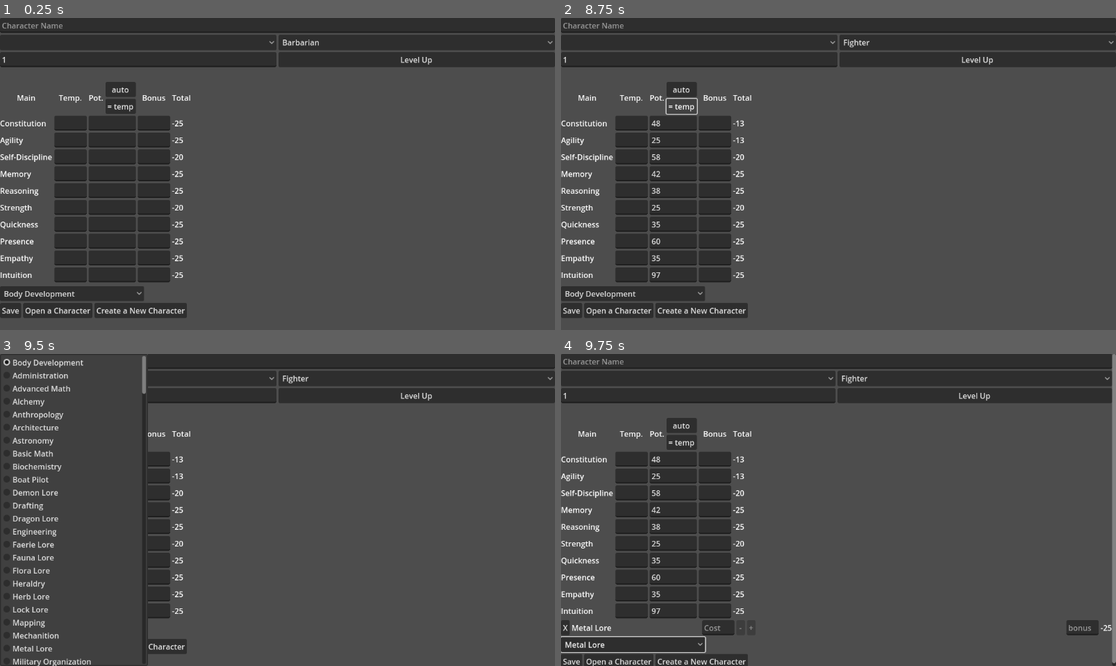
Above: before the commit, frames 1-4 (two rows, left to right).
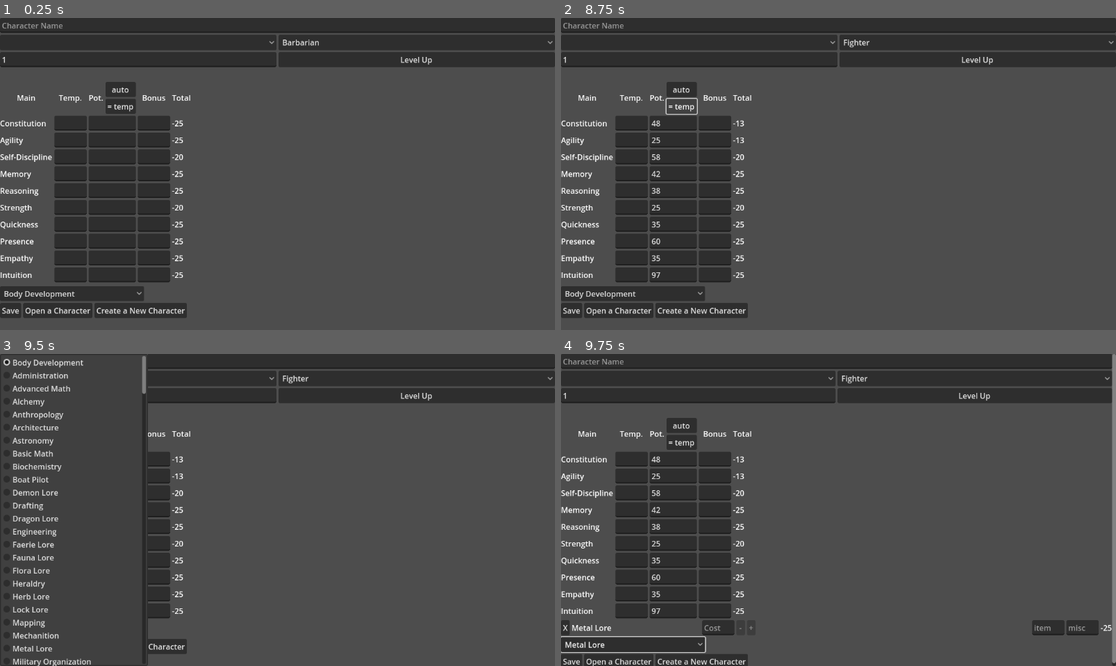
Above: after the commit, the same moments.

Repository: the-alex-g/RMCalculator
Game: Godot game, scene res://main/main.tscn
Two runs of this game, one before a commit and one after it. Both use one fixed random seed, a clock stepped at 60 frames per second and the inputs below.
Inputs (mouse positions are in pixels of both pictures, inside the frame that each line leads up to):
- Up to frame 1 (0.25 s): no input
- Up to frame 2 (8.75 s): click (838, 24) at 0.52 s; type "Alex" at 0.6 s; click (633, 124) at 0.75 s; type "12" at 0.83 s; click (672, 124) at 0.98 s; type "12" at 1.07 s; click (716, 124) at 1.27 s; type "12" at 1.35 s; click (633, 139) at 1.5 s; type "12" at 1.58 s; click (672, 139) at 1.73 s; type "12" at 1.82 s; click (716, 139) at 2.02 s; type "12" at 2.1 s; click (633, 158) at 2.25 s; type "12" at 2.33 s; click (672, 158) at 2.48 s; type "12" at 2.57 s; click "Create a New Character" at 2.75 s; click "Create a New Character" at 3.5 s; click (699, 42) at 4.25 s; click "Barbarian" at 5 s; click "Level Up" at 5.75 s; click "Fighter" at 6.5 s; click "auto" at 7.25 s; click "= temp" at 8 s
- Up to frame 3 (9.5 s): click "Body Development" at 8.75 s
- Up to frame 4 (9.75 s): click "Open a Character" at 9.5 s

Frames 1-3 are identical in both runs. In frame 4, 0.3% of the frame differs, in the area x 84-96%, y 85-91%.

Commit message:
Separate item and misc bonuses

Diff:
--- a/project/characters/nuquerna.cfg
+++ b/project/characters/nuquerna.cfg
@@ -60,172 +60,206 @@
 [skills]
 
 "Stone Crafts"={
-"bonus": 0,
 "cost": "4",
+"item_bonus": 0,
+"misc_bonus": 0,
 "rank": 10
 }
 "Flora Lore"={
-"bonus": 10,
-"cost": "1/4",
+"cost": "1/4",
+"item_bonus": 0,
+"misc_bonus": 10,
 "rank": 15
 }
 "Dragon Lore"={
-"bonus": 0,
-"cost": "1/4",
+"cost": "1/4",
+"item_bonus": 0,
+"misc_bonus": 0,
 "rank": 11
 }
 "Herb Lore"={
-"bonus": 10,
-"cost": "1/4",
+"cost": "1/4",
+"item_bonus": 0,
+"misc_bonus": 10,
 "rank": 15
 }
 "First Aid"={
-"bonus": 0,
-"cost": "1/4",
+"cost": "1/4",
+"item_bonus": 0,
+"misc_bonus": 0,
 "rank": 20
 }
 "Control Lycanthropy"={
-"bonus": 0,
 "cost": "3/7",
+"item_bonus": 0,
+"misc_bonus": 0,
 "rank": 16
 }
 "Tactical Games"={
-"bonus": 0,
-"cost": "1/4",
+"cost": "1/4",
+"item_bonus": 0,
+"misc_bonus": 0,
 "rank": 8
 }
 "Rope Mastery"={
-"bonus": 0,
 "cost": "3",
+"item_bonus": 0,
+"misc_bonus": 0,
 "rank": 13
 }
 "Fauna Lore"={
-"bonus": 0,
-"cost": "1/4",
+"cost": "1/4",
+"item_bonus": 0,
+"misc_bonus": 0,
 "rank": 11
 }
 Swimming={
-"bonus": 0,
 "cost": "3",
+"item_bonus": 0,
+"misc_bonus": 0,
 "rank": 2
 }
 "Weapon Skills Cat #1"={
-"bonus": 10,
 "cost": "4/8",
+"item_bonus": 10,
+"misc_bonus": 0,
 "rank": 16
 }
 "General Perception"={
-"bonus": 0,
 "cost": "1/3",
+"item_bonus": 0,
+"misc_bonus": 0,
 "rank": 18
 }
 "Weapon Skills Cat #2"={
-"bonus": 10,
 "cost": "6",
+"item_bonus": 10,
+"misc_bonus": 0,
 "rank": 12
 }
 "Advanced Math"={
-"bonus": 0,
-"cost": "1/4",
+"cost": "1/4",
+"item_bonus": 0,
+"misc_bonus": 0,
 "rank": 3
 }
 "Basic Math"={
-"bonus": 0,
-"cost": "1/4",
+"cost": "1/4",
+"item_bonus": 0,
+"misc_bonus": 0,
 "rank": 3
 }
 Physics={
-"bonus": 0,
-"cost": "1/4",
+"cost": "1/4",
+"item_bonus": 0,
+"misc_bonus": 0,
 "rank": 5
 }
 "Military Organization"={
-"bonus": 0,
-"cost": "1/4",
+"cost": "1/4",
+"item_bonus": 0,
+"misc_bonus": 0,
 "rank": 5
 }
 Architecture={
-"bonus": 0,
 "cost": "1/3",
+"item_bonus": 0,
+"misc_bonus": 0,
 "rank": 2
 }
 Star-Gazing={
-"bonus": 0,
-"cost": "1/4",
+"cost": "1/4",
+"item_bonus": 0,
+"misc_bonus": 0,
 "rank": 4
 }
 Foraging={
-"bonus": 0,
 "cost": "2/6",
+"item_bonus": 0,
+"misc_bonus": 0,
 "rank": 11
 }
 Philosophy/Religion={
-"bonus": 0,
 "cost": "1/3",
+"item_bonus": 0,
+"misc_bonus": 0,
 "rank": 2
 }
 "Time Sense"={
-"bonus": 0,
-"cost": "1/4",
+"cost": "1/4",
+"item_bonus": 0,
+"misc_bonus": 0,
 "rank": 6
 }
 "Direction Sense"={
-"bonus": 0,
 "cost": "2/4",
+"item_bonus": 0,
+"misc_bonus": 0,
 "rank": 5
 }
 "Siege Engineer"={
-"bonus": 0,
-"cost": "1/4",
+"cost": "1/4",
+"item_bonus": 0,
+"misc_bonus": 0,
 "rank": 4
 }
 "Stone Lore"={
-"bonus": 0,
-"cost": "1/4",
+"cost": "1/4",
+"item_bonus": 0,
+"misc_bonus": 0,
 "rank": 5
 }
 Mechanition={
-"bonus": 0,
 "cost": "2/4",
+"item_bonus": 0,
+"misc_bonus": 0,
 "rank": 6
 }
 Cookery={
-"bonus": 0,
-"cost": "1/4",
+"cost": "1/4",
+"item_bonus": 0,
+"misc_bonus": 0,
 "rank": 5
 }
 Sailing={
-"bonus": 0,
 "cost": "3",
+"item_bonus": 0,
+"misc_bonus": 0,
 "rank": 1
 }
 "Boat Pilot"={
-"bonus": 0,
-"cost": "1/4",
+"cost": "1/4",
+"item_bonus": 0,
+"misc_bonus": 0,
 "rank": 2
 }
 Navigation={
-"bonus": 0,
 "cost": "2/5",
+"item_bonus": 0,
+"misc_bonus": 0,
 "rank": 2
 }
 Trap-Building={
-"bonus": 0,
 "cost": "2/6",
+"item_bonus": 0,
+"misc_bonus": 0,
 "rank": 2
 }
 "Set Traps"={
-"bonus": 0,
 "cost": "3/6",
+"item_bonus": 0,
+"misc_bonus": 0,
 "rank": 4
 }
 "Region Lore"={
-"bonus": 0,
-"cost": "1/4",
+"cost": "1/4",
+"item_bonus": 0,
+"misc_bonus": 0,
 "rank": 1
 }
 "Body Development"={
-"bonus": 0,
 "cost": "7",
+"item_bonus": 0,
+"misc_bonus": 0,
 "rank": 0
 }
--- a/project/output/print.gd
+++ b/project/output/print.gd
@@ -36,7 +36,7 @@
 	for stat: String in StatField.STATS:
 		var stat_dict : Dictionary = stat_info.get_or_add(stat, {"temp":0, "pot":0, "bonus":0})
 		for s:String in [
-			stat, "(OP)", str(stat_dict.temp), str(stat_dict.pot)
+			stat, _get_abbr(stat), str(stat_dict.temp), str(stat_dict.pot)
 		]:
 			var label := Label.new()
 			label.text = s
@@ -115,14 +115,26 @@
 				label.text = str(level_bonus)
 			$VBoxContainer/HBoxContainer2/Bonuses.add_element(label)
 
-			$VBoxContainer/HBoxContainer2/Bonuses.add_element(Control.new())
+			label = Label.new()
+			label.text = str(skill_dict.item_bonus) if skill_dict.item_bonus != 0 else ""
+			$VBoxContainer/HBoxContainer2/Bonuses.add_element(label)
 
 			label = Label.new()
-			label.text = str(skill_dict.bonus) if skill_dict.bonus != 0 else ""
+			label.text = str(skill_dict.misc_bonus) if skill_dict.misc_bonus != 0 else ""
 			$VBoxContainer/HBoxContainer2/Bonuses.add_element(label)
 
 			$VBoxContainer/HBoxContainer2/Bonuses.add_element(Control.new())
 
 			label = Label.new()
-			label.text = str(skill_dict.bonus + level_bonus + stat_bonus + rank_bonus)
+			label.text = str(skill_dict.item_bonus + skill_dict.misc_bonus + level_bonus + stat_bonus + rank_bonus)
 			$VBoxContainer/HBoxContainer2/Bonuses.add_element(label)
+
+
+func _get_abbr(stat: String) -> String:
+	var abbr := ""
+	if stat == "Self-Discipline":
+		abbr = "SD"
+	else:
+		for x in 2:
+			abbr += stat[x]
+	return "(%s)" % [abbr.to_upper()]
--- a/project/skills/skill_entry.gd
+++ b/project/skills/skill_entry.gd
@@ -6,11 +6,16 @@
 const MAX_RANK := 25
 
 var skill : SkillContainer.Skill
-var _extra_bonus := 0 :
+var _item_bonus := 0 :
 	set(value):
-		_total_bonus -= _extra_bonus
-		_extra_bonus = value
-		_total_bonus += _extra_bonus
+		_total_bonus -= _item_bonus
+		_item_bonus = value
+		_total_bonus += _item_bonus
+var _misc_bonus := 0 :
+	set(value):
+		_total_bonus -= _misc_bonus
+		_misc_bonus = value
+		_total_bonus += _misc_bonus
 var _total_bonus := 0 :
 	set(value):
 		_total_bonus = value
@@ -75,7 +80,7 @@
 	var bonus := get_rank_bonus(get_rank())
 	if skill.category in class_bonuses:
 		bonus += class_bonuses[skill.category] * level
-	bonus += stat_bonus + _extra_bonus
+	bonus += stat_bonus + _misc_bonus + _item_bonus
 	_total_bonus = bonus
 
 
@@ -105,7 +110,8 @@
 func get_save_data() -> Dictionary:
 	return {
 		"rank":get_rank(),
-		"bonus":_extra_bonus,
+		"misc_bonus":_misc_bonus,
+		"item_bonus":_item_bonus,
 		"cost":_cost_field.text
 	}
 
@@ -113,9 +119,11 @@
 func load_from(data: Dictionary) -> void:
 	for i in data["rank"]:
 		_add_tick_box(Color.BLACK)
-	_extra_bonus = data["bonus"]
+	_misc_bonus = data.get_or_add("misc_bonus", 0)
+	_item_bonus = data.get_or_add("item_bonus", 0)
 	_cost_field.text = data.get_or_add("cost", "1")
-	$OtherBonus.text = str(_extra_bonus)
+	$Item.text = str(_item_bonus)
+	$Misc.text = str(_misc_bonus)
 	_subtract_tick_button.disabled = true
 
 
@@ -123,11 +131,6 @@
 	await get_tree().process_frame
 	if get_rank() == MAX_RANK:
 		_add_tick_button.disabled = true
-
-
-func _on_other_bonus_text_changed(new_text: String) -> void:
-	if new_text.is_valid_int():
-		_extra_bonus = int(new_text)
 
 
 func on_new_level_started() -> void:
@@ -171,3 +174,13 @@
 	elif _upgrades_this_level == 0:
 		return int(cost_string)
 	return 0
+
+
+func _on_item_text_changed(new_text: String) -> void:
+	if new_text.is_valid_int():
+		_item_bonus = int(new_text)
+
+
+func _on_misc_text_changed(new_text: String) -> void:
+	if new_text.is_valid_int():
+		_misc_bonus = int(new_text)
--- a/project/skills/skill_entry.tscn
+++ b/project/skills/skill_entry.tscn
@@ -35,9 +35,13 @@
 layout_mode = 2
 size_flags_horizontal = 3
 
-[node name="OtherBonus" type="LineEdit" parent="."]
+[node name="Item" type="LineEdit" parent="."]
 layout_mode = 2
-placeholder_text = "bonus"
+placeholder_text = "item"
+
+[node name="Misc" type="LineEdit" parent="."]
+layout_mode = 2
+placeholder_text = "misc"
 
 [node name="Bonus" type="Label" parent="."]
 layout_mode = 2
@@ -46,4 +50,5 @@
 [connection signal="pressed" from="Delete" to="." method="_on_delete_pressed"]
 [connection signal="pressed" from="SubtractTick" to="." method="_on_subtract_tick_pressed"]
 [connection signal="pressed" from="AddTick" to="." method="_on_add_tick_pressed"]
-[connection signal="text_changed" from="OtherBonus" to="." method="_on_other_bonus_text_changed"]
+[connection signal="text_changed" from="Item" to="." method="_on_item_text_changed"]
+[connection signal="text_changed" from="Misc" to="." method="_on_misc_text_changed"]
